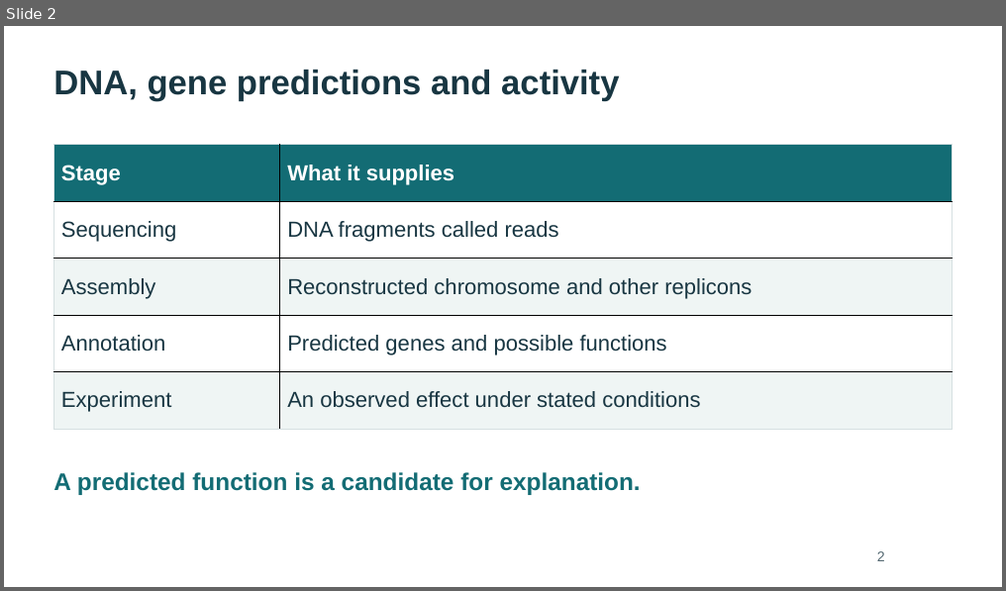
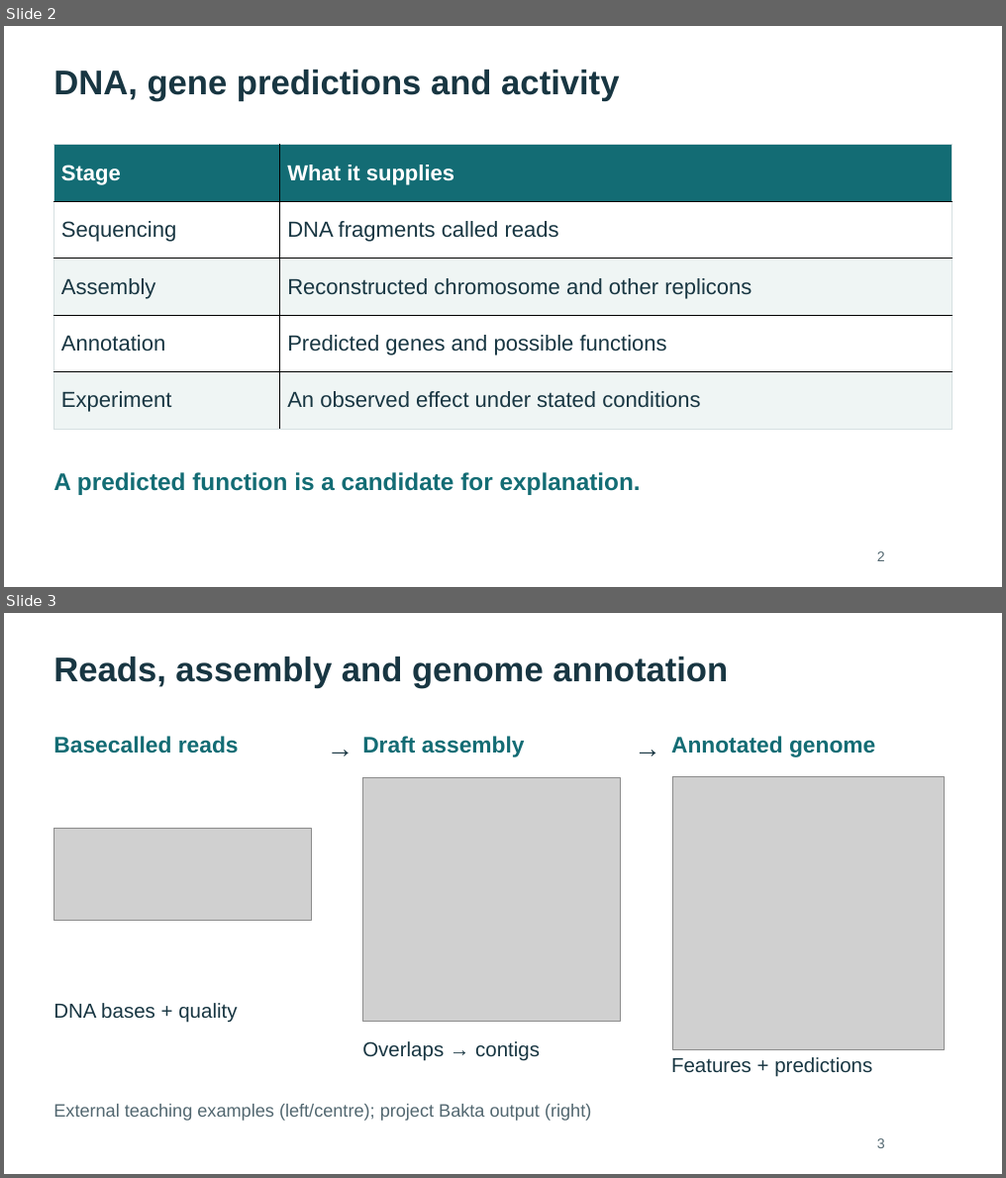
Before and after one commit to WhyAdr/sm-manu, a slide deck: explainer/NMZ-Serratia-genomics-explainer-2026-10-20.pptx. Shown one above the other, each under a label of ours: slide 2 before the commit, slides 2 and 3 after it. The pictures are 1006x591 and 1006x1178 pixels, drawn with LibreOffice and Linux fonts; fonts in the diff are those of the drawing; grey boxes stand for pictures. Boxes give left, top, right and bottom in pixels: in the first picture for what was removed or moved away, otherwise in the second. Text is boxed around its words. In the diff, an @@ line names an element or a change of style, - is before the commit and + after.

Commit message:
Expand genomics explainer with visual concepts and evidence examples

```diff
--- a/explainer/NMZ-Serratia-genomics-explainer-2026-10-20.pptx
+++ b/explainer/NMZ-Serratia-genomics-explainer-2026-10-20.pptx
@@ slide 3 added at [4, 613, 1002, 1174], background #FFFFFF @@
@@ text added at [54, 657, 728, 688], 33 pt, text #183642, bold @@
+Reads, assembly and genome annotation
@@ text added at [327, 731, 358, 765], 26.2 pt, text #183642 @@
+→
@@ text added at [635, 731, 665, 765], 26.2 pt, text #183642 @@
+→
@@ text added at [54, 736, 239, 754], 21.8 pt, text #136C74, bold @@
+Basecalled reads
@@ text added at [362, 736, 525, 758], 21.8 pt, text #136C74, bold @@
+Draft assembly
@@ text added at [671, 736, 875, 758], 21.8 pt, text #136C74, bold @@
+Annotated genome
@@ picture added at [362, 778, 620, 1021] @@
@@ picture added at [672, 777, 944, 1051] @@
@@ picture added at [54, 828, 312, 921] @@
@@ text added at [54, 1003, 237, 1023], 19.5 pt, text #183642 @@
+DNA bases + quality
@@ text added at [362, 1042, 540, 1061], 19.5 pt, text #183642 @@
+Overlaps → contigs
@@ text added at [671, 1058, 872, 1077], 19.5 pt, text #183642 @@
+Features + predictions
@@ text added at [54, 1104, 591, 1121], 17.2 pt, text #526770 @@
+External teaching examples (left/centre); project Bakta output (right)
@@ text added at [877, 1139, 885, 1149], 13.5 pt, text #526770 @@
+3
```
Also in this commit, not shown: 12 slides changed, 10 other slides added, 22 other files.
